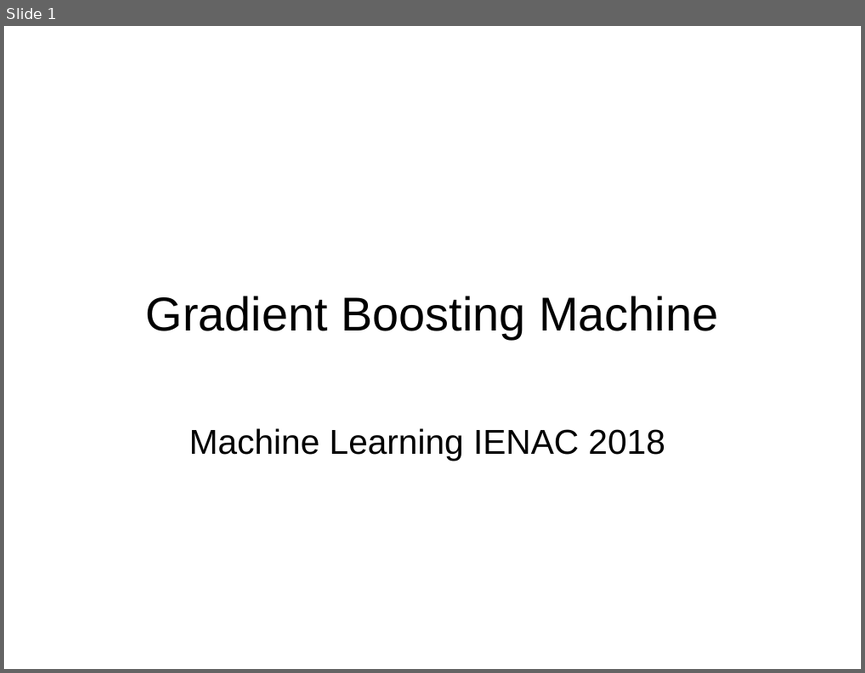
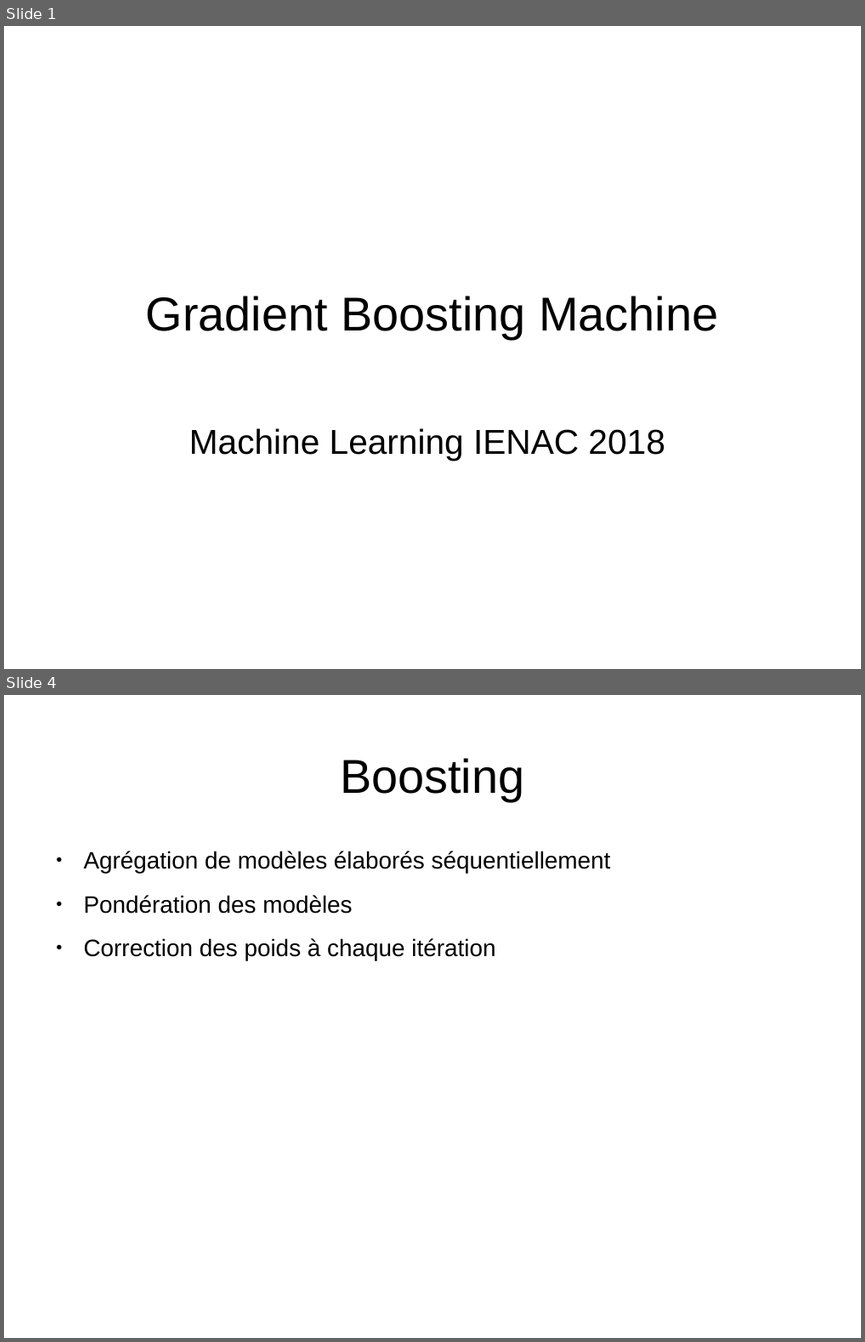
Before and after one commit to kad15/GBM, a slide deck: GBM_kad.odp. Shown one above the other, each under a label of ours: slide 1 before the commit, slides 1 and 4 after it; the slides between them are not shown. The pictures are 865x673 and 865x1342 pixels, drawn with LibreOffice and Linux fonts; fonts in the diff are those of the drawing; background and template pictures are left out. Boxes give left, top, right and bottom in pixels: in the first picture for what was removed or moved away, otherwise in the second. Text is boxed around its words. In the diff, an @@ line names an element or a change of style, - is before the commit and + after.

```diff
--- a/GBM_kad.odp
+++ b/GBM_kad.odp
@@ slide 4 added at (4, 695, 861, 1338), background #FFFFFF @@
@@ title added at (340, 758, 524, 801), 44 pt, text #000000 @@
+Boosting
@@ text added at (84, 851, 611, 961), 22 pt, text #000000 @@
+● Agrégation de modèles élaborés séquentiellement
+● Pondération des modèles
+● Correction des poids à chaque itération
```
Also in this commit, not shown: 10 other slides added, 3 slides removed.
